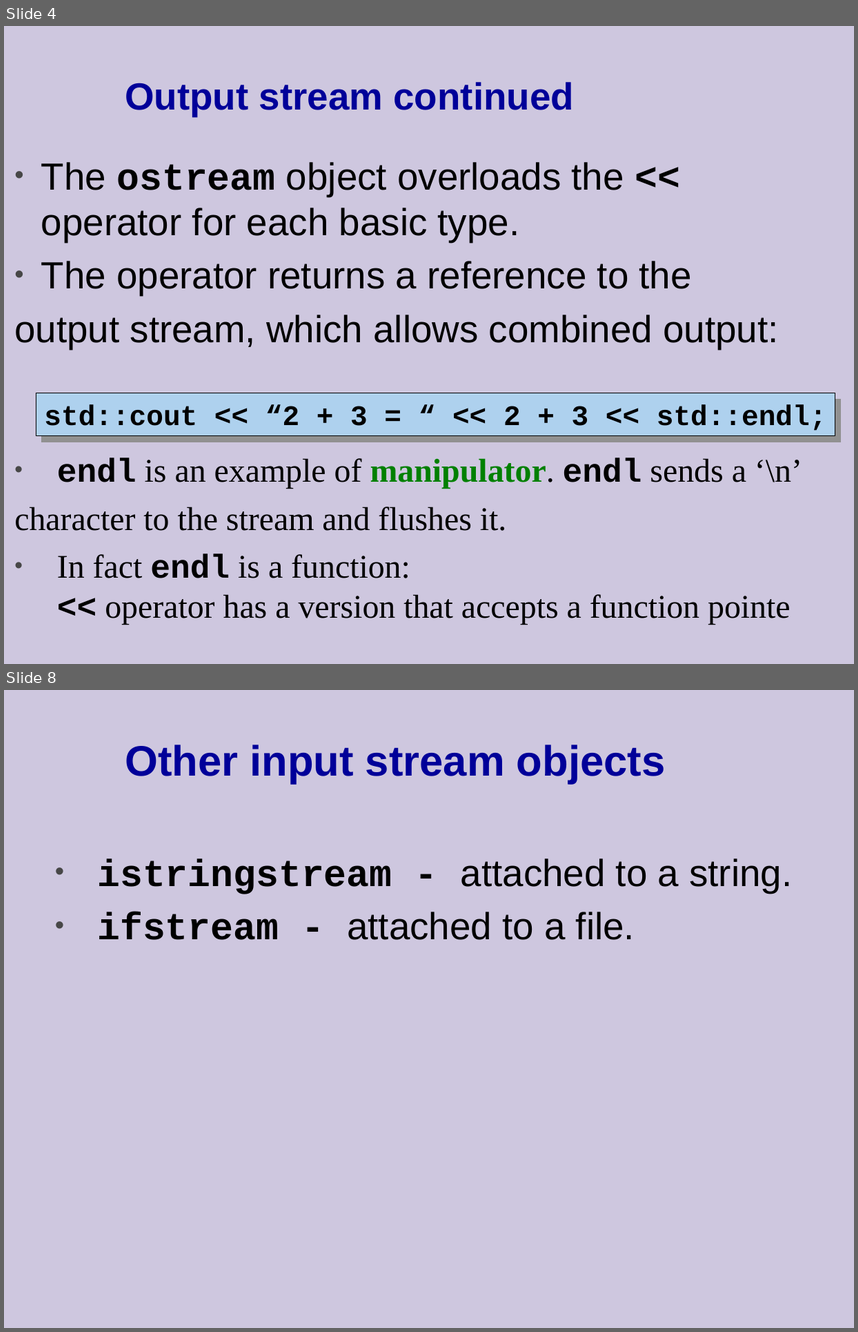
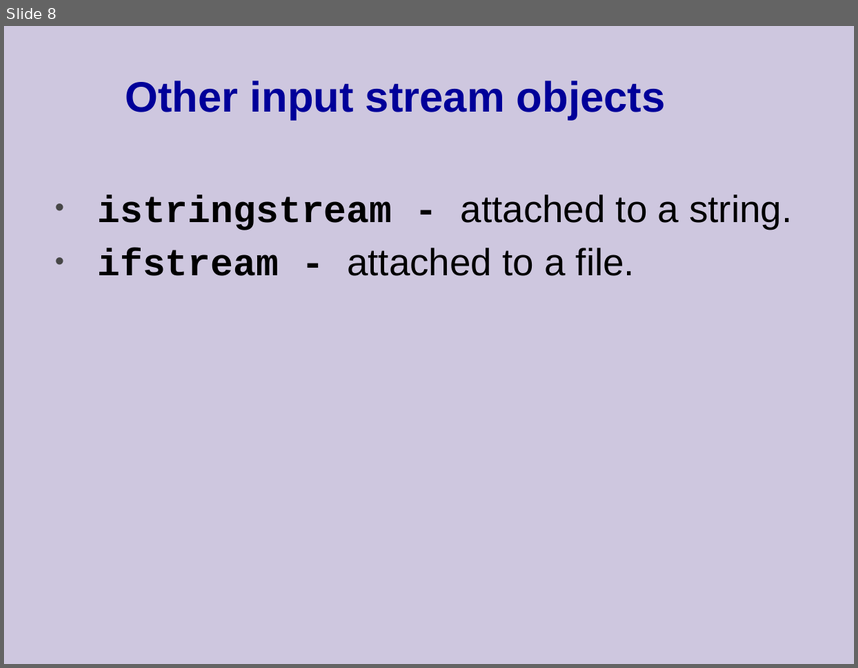
Before and after one commit to cpp-at-ariel/cpp-5779, a slide deck: 07-rtti/slides-iostreams.odp. Shown one above the other, each under a label of ours: slides 4 and 8 before the commit, slide 8 after it; the slides between them are not shown. The pictures are 858x1332 and 858x668 pixels, drawn with LibreOffice and Linux fonts; fonts in the diff are those of the drawing. Boxes give left, top, right and bottom in pixels: in the first picture for what was removed or moved away, otherwise in the second. Text is boxed around its words. In the diff, an @@ line names an element or a change of style, - is before the commit and + after.

```diff
--- a/07-rtti/slides-iostreams.odp
+++ b/07-rtti/slides-iostreams.odp
@@ slide 4 removed at bbox=[4, 26, 854, 664], background #CEC7DF @@
@@ free removed at bbox=[116, 41, 835, 147] @@
-Output stream continued
@@ text removed at bbox=[14, 162, 778, 349] @@
-• The ostream object overloads the << operator for each basic type.
-• The operator returns a reference to the
-output stream, which allows combined output:
@@ free removed at bbox=[7, 397, 810, 630] @@
-• endl is an example of manipulator. endl sends a ‘\n’
-character to the stream and flushes it.
-• In fact endl is a function:
-  << operator has a version that accepts a function pointe
@@ freeform shape removed at bbox=[36, 393, 835, 436] @@
-std::cout << “2 + 3 = “ << 2 + 3 << std::endl;
```
Also in this commit, not shown: 4 slides changed, 2 slides added, 2 other slides removed, 6 other files.
